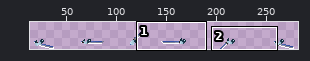
Sprite sheet: Assets/Sprites/Player/SilentForm/Arms/HoldingWeapon/Arms_Broadsword_Swing_Left.png. Above: a wide view before the commit, with the close-up outlined.
Close-up. Old version:
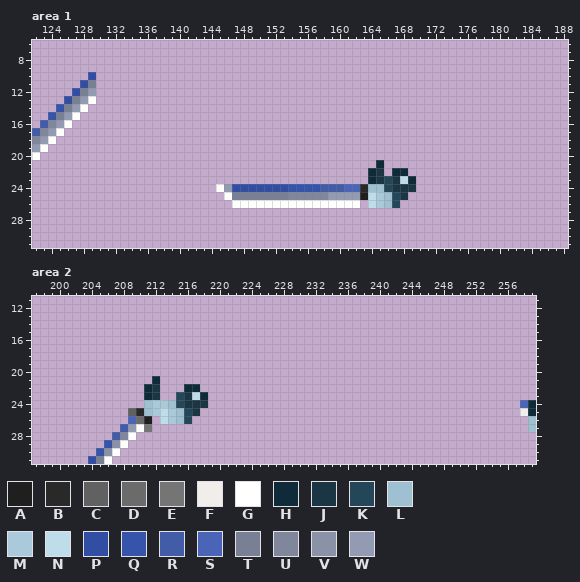
The file is 288x32 pixels. Colours within 5 levels of each other are drawn and written as one. Shown: area 1: x 122..188, y 6..31; area 2: x 197..259, y 11..31. The wide view leaves out empty margins.
Palette (. is transparent): A #1f1f1f  B #292929  C #616161  D #6b6b6b  E #757575  F #f0edeb  G #ffffff  H #0f2a38  J #1a3645  K #234659  L #9ec0d1  M #aacadb  N #bfdceb  P #324ea3  Q #3754ab  R #435ca8  S #4a65b8  T #797f94  U #80879c  V #8b92a8  W #939bb3
Pixels before, area 1, first column x 122:
10 .......P........................................
11 ......PT........................................
12 .....PTW........................................
13 ....PTWG........................................
14 ...QTWG.........................................
15 ..QTWG..........................................
16 .RUWG...........................................
17 RUWG............................................
18 UWG.............................................
19 WG..............................................
20 G...............................................
21 ...........................................H....
22 ..........................................HJ.HH.
23 ..........................................HJKJNH
24 .......................GWPPPPPPPQQQQRRRSSBLLKJJJ
25 ........................GTTTTTTTUUUUUWWWWANMLKJ.
26 .........................GGGGGGGGGGGGGGGG.NMLK..
Pixels before, area 2, first column x 204:
21 ........H...............................................
22 .......HJ...HH..........................................
23 .......HJ..KJNH.........................................
24 .......LMMLKJJJ.......................................SH
25 .....CBLMNMLKJ........................................FH
26 .....SDA.NMLK..........................................L
27 ....RWGE...............................................L
28 ...RUG..................................................
29 ..QVG...................................................
30 .QVG....................................................
31 PTG.....................................................
Now the later version:
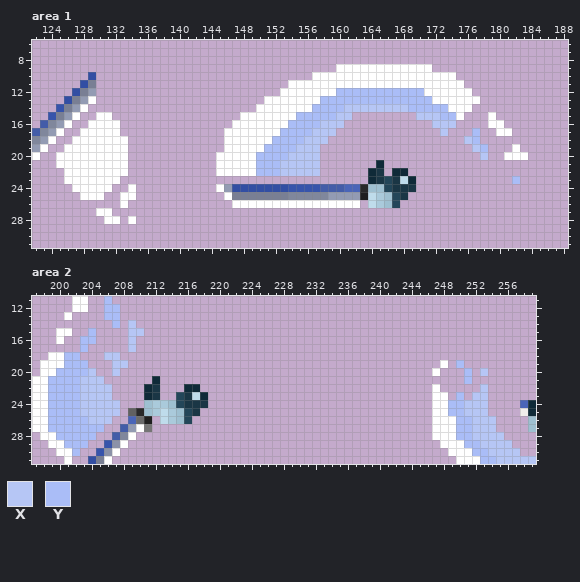
Colours new in this view: X #b6c6f5  Y #aabdf7
Diff:
Changed rows in their new state; - is an unchanged pixel.
Area 1:
first column x 125:
 9 -----------------------------------GGGGGGGGGGGG------------
10 --------------------------------GGGGGGGGGGGGGGGGGG---------
11 -----------------------------GGGGGGGGGGGGGGGGGGGGGG--------
12 ----------------------------GGGGGGGYYYYYYYYYYYGGGGGG-------
13 --------------------------GGGGGGGYYYYYYYYYYYYYYGGGGGG------
14 -------------------------GGGGGGGYYYYXXXXXXXXYYYYYGGG-------
15 -----GG----------------GGGGGGGYYYYYXX--------XXXYYG---G----
16 ----GGGG--------------GGGGGGGYYYYXXX-----------XXX----GG---
17 ---GGGGG-------------GGGGGGGYYYYXXX-------------X---Y--GG--
18 --GGGGGGG------------GGGGGGYYYYXXX-----------------XY------
19 -GGGGGGGG------------GGGGGYYYYXXX-------------------XY---G-
20 GGGGGGGGG-----------GGGGGYYYYXXXX--------------------X--GGG
21 GGGGGGGGG-----------GGGGGYYYXXXXX--------------------------
22 -GGGGGGGG-----------GGGGGYYYXXXXX--------------------------
23 -GGGGGGG-------------------------------------------------Y-
24 --GGGGG--G-------------------------------------------------
25 ---GGG--GG-------------------------------------------------
26 --------G--------------------------------------------------
27 -----GG----------------------------------------------------
28 ------GG-G-------------------------------------------------
Area 2:
first column x 197:
11 -----GG--Y-----------------------------------------------------
12 -----GG--YY----------------------------------------------------
13 ----G----YY----------------------------------------------------
14 ----------Y-X--------------------------------------------------
15 ---GG--Y----XX-------------------------------------------------
16 ---G--YY----X--------------------------------------------------
17 ------Y-----X--------------------------------------------------
18 --GGYY---XX----------------------------------------------------
19 -GGGYYY---XX---------------------------------------G-Y---------
20 -GGYYYYX--X---------------------------------------G---Y-X------
21 GGYYYYXXX---------------------------------------------Y--------
22 GGYYYYXXXX----------------------------------------G-----X------
23 GGYYYYXXXX----------------------------------------GG-Y-XX------
24 GGYYYYXXXXX---------------------------------------GGYYXXX------
25 GGYYYYXXXXX---------------------------------------GGYYXXX------
26 GGYYYYYXXX----------------------------------------GGGYYXXX-----
27 GGYYYYYYY-----------------------------------------GGGYYXXX-----
28 -GGYYYYY------------------------------------------GGGYYXXXX----
29 --GGYYY--------------------------------------------GGGYYXXXX---
30 ---GGY----------------------------------------------GGGYYXXXX--
31 ----G------------------------------------------------GGGYYXXXXX
Pixel boxes of the changes (left, top, right, bottom) in both close-ups:
added: (216, 64, 528, 184)
added: (56, 112, 136, 224)
added: (32, 296, 144, 464)
added: (432, 360, 536, 464)
